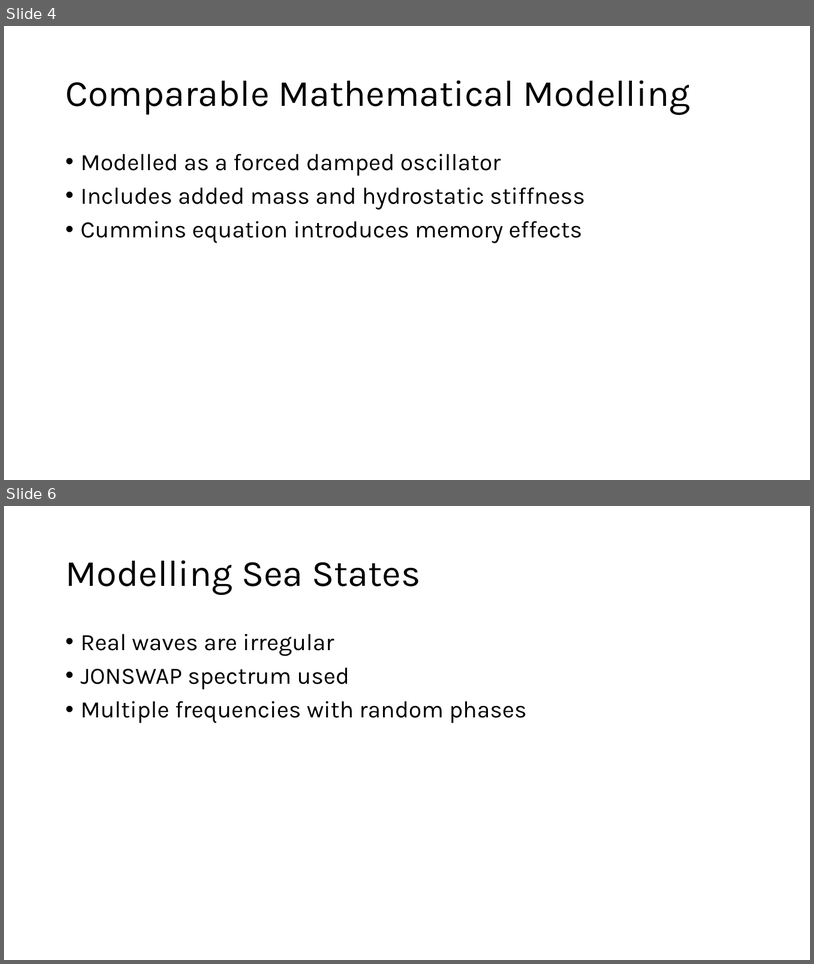
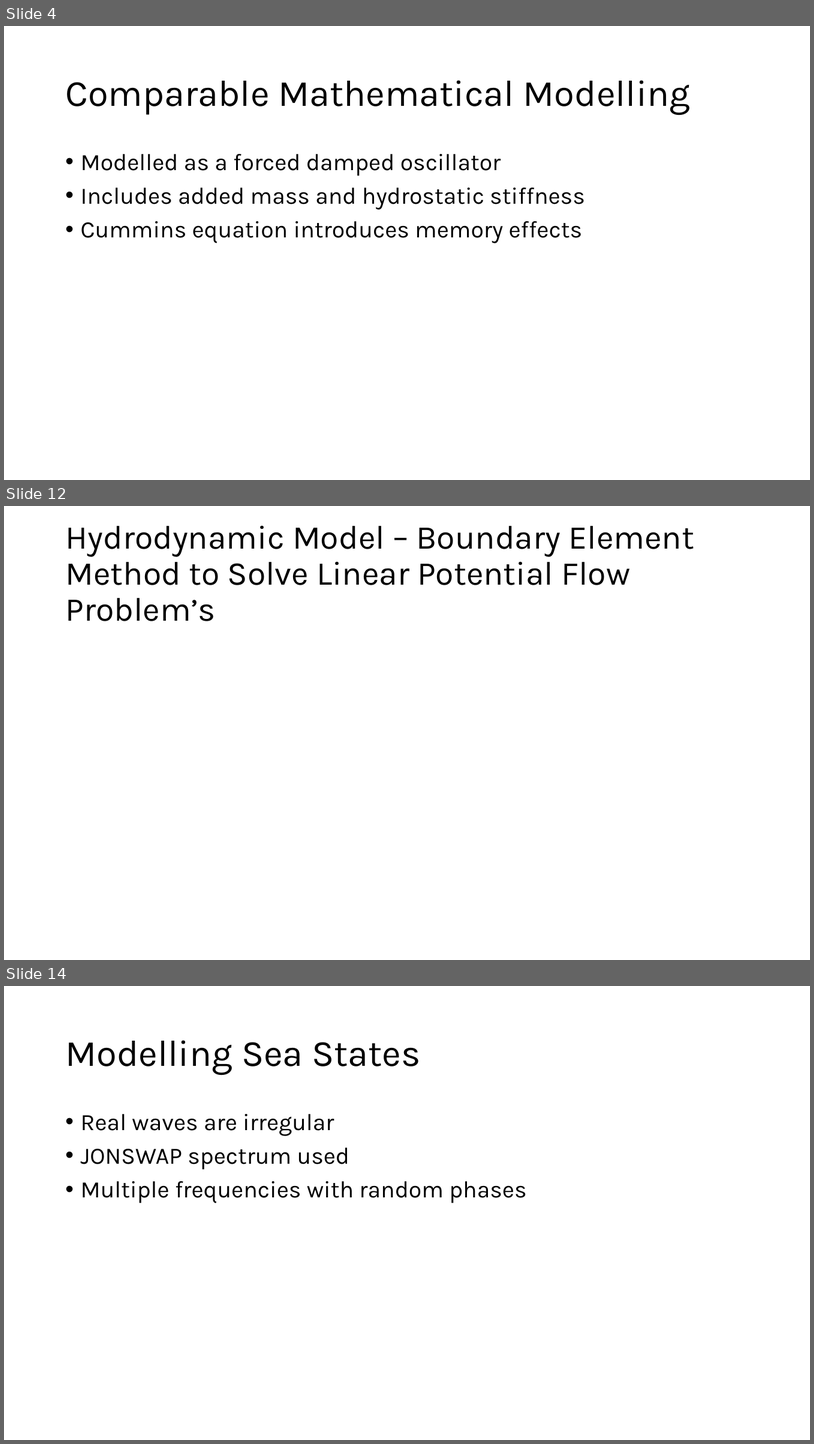
Before and after one commit to lbuckley-jpg/MDM2-Project-2, a slide deck: Presentation/wave_energy_presentation.pptx. Shown one above the other, each under a label of ours: slides 4 and 6 before the commit, slides 4, 12 and 14 after it; the slides between them are not shown. The pictures are 814x964 and 814x1444 pixels, drawn with LibreOffice and Linux fonts; fonts in the diff are those of the drawing; grey boxes stand for pictures. Boxes give left, top, right and bottom in pixels: in the first picture for what was removed or moved away, otherwise in the second. Text is boxed around its words. In the diff, an @@ line names an element or a change of style, - is before the commit and + after.

```diff
--- a/Presentation/wave_energy_presentation.pptx
+++ b/Presentation/wave_energy_presentation.pptx
@@ slide 12 added at [4, 506, 810, 960], background #FFFFFF @@
@@ title added at [65, 526, 695, 621], 39.6 pt, text #000000 @@
+Hydrodynamic Model – Boundary Element Method to Solve Linear Potential Flow Problem’s
@@ what was slide 6 is now slide 14 @@
```
Also in this commit, not shown: 6 slides changed, 11 other slides added, 1 slide removed, 4 other files.
